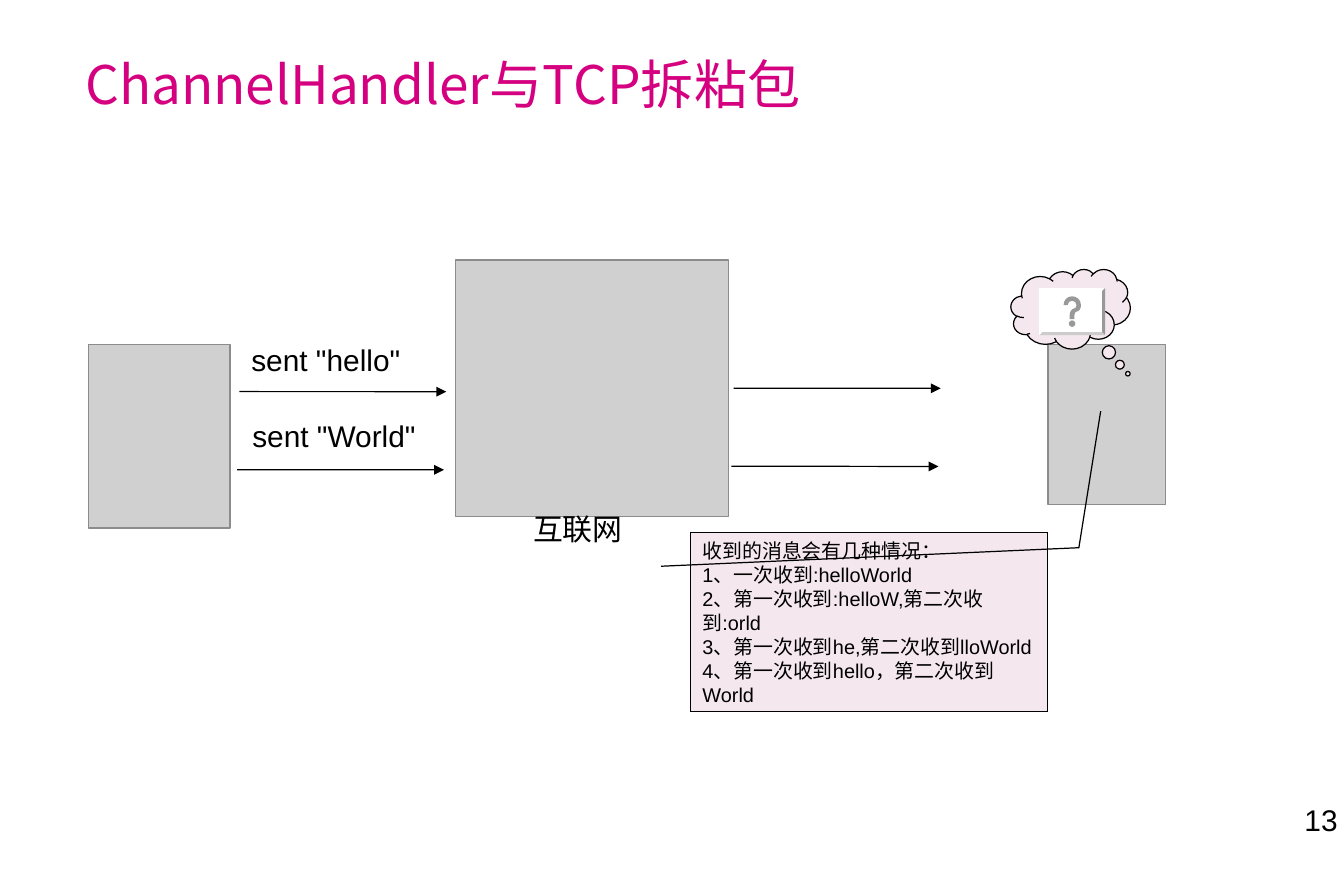
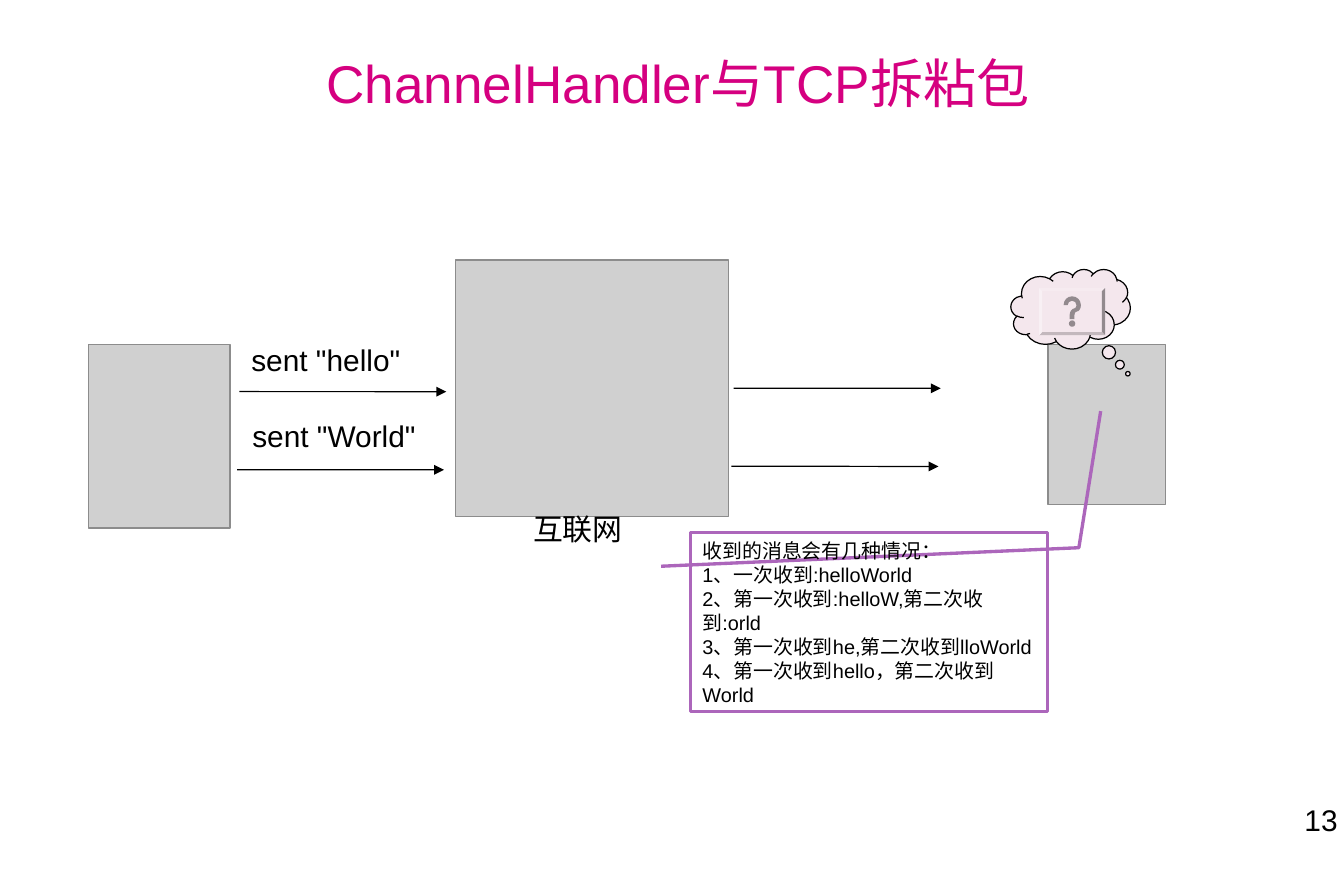
Before and after one commit to laienliang/netty-demo, a slide deck: slide 13 of doc/netty学习分享.ppt. Drawn at 1344x896 pixels with LibreOffice and Linux fonts; fonts in the diff are those of the drawing; grey boxes stand for pictures; background and template pictures are left out. Boxes give left, top, right and bottom in pixels: in the first picture for what was removed or moved away, otherwise in the second. Text is boxed around its words. In the diff, an @@ line names an element or a change of style, - is before the commit and + after.

```diff
--- a/doc/netty学习分享.ppt
+++ b/doc/netty学习分享.ppt
@@ title "ChannelHandler与TCP拆粘包" at <box>327,61,1030,108</box>: font Noto Sans CJK SC to Arial; alignment left to centre; vertical alignment top to bottom @@
@@ freeform shape at <box>1039,288,1105,335</box>: fill #FFFFFF to #F4E7ED; outline redrawn @@
@@ border callout "收到的消息会有几种情况： 1、一次收到:helloWorld 2、第一次收到:helloW,第二次收到:orld 3、第 ..." at <box>691,533,1047,711</box>: fill #F4E7ED to #FFFFFF; outline #000000 0.74 pt to #AC66BB 2.01 pt @@
```
Also in this commit, not shown: 12 other slides changed, 2 slides added, 2 slides removed, 13 other files.
